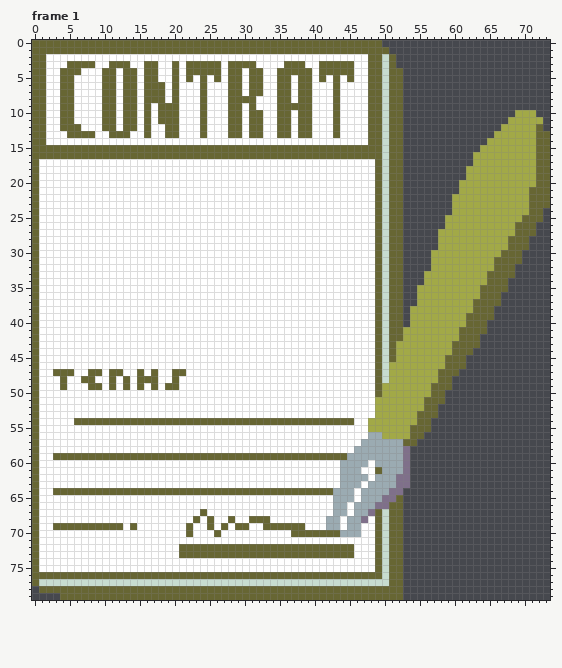
Pixel-art file -- Assets/Sprite/Ase/contract.ase. Above is the file before it was changed.
74x80 pixels, 3 frames. Shown: frame 1. The commit also changed other frames, which this record leaves out.
Now the later version:
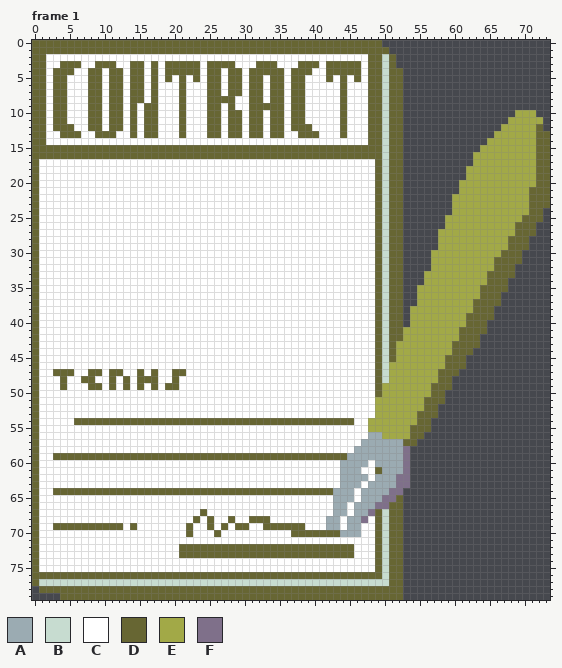
Palette (. is transparent): A #9babb2  B #c7dcd0  C #ffffff  D #676633  E #a2a947  F #7f708a
What changed:
--- frame 1, layer "Layer 1"
@@ x 1..48 @@
  2 DCCCCCCCCCCCCCCCCCCCCCCCCCCCCCCCCCCCCCCCCCCCCCCD
- 3 DCCCDDDDCCDDDCCDDCCDCDDDDDCDDDDCCCCDDDCCDDDDDCCD
- 4 DCCDDDCCCDDCDDCDDCCDCDDDDDCDDCDDCCDDDDDCDDDDDCCD
- 5 DCCDDCCCCDDCDDCDDCCDCDCDCDCDDCDDCCDDCDDCDCDCDCCD
- 6 DCCDDCCCCDDCDDCDDDCDCCCDCCCDDCDDCCDDCDDCCCDCCCCD
- 7 DCCDDCCCCDDCDDCDDDCDCCCDCCCDDCDDCCDDCDDCCCDCCCCD
- 8 DCCDDCCCCDDCDDCDDDCDCCCDCCCDDDDCCCDDCDDCCCDCCCCD
- 9 DCCDDCCCCDDCDDCDCDDDCCCDCCCDDCDCCCDDDDDCCCDCCCCD
-10 DCCDDCCCCDDCDDCDCDDDCCCDCCCDDCDDCCDDCDDCCCDCCCCD
-11 DCCDDCCCCDDCDDCDCDDDCCCDCCCDDCDDCCDDCDDCCCDCCCCD
-12 DCCDDDCCCDDCDDCDCCDDCCCDCCCDDCDDCCDDCDDCCCDCCCCD
-13 DCCCDDDDCCDDDCCDCCDDCCCDCCCDDCDDCCDDCDDCCCDCCCCD
+ 3 DCCDDDCCDDDCCDDCDCDDDDDCDDDDCCCDDDCCCDDDCDDDDDCD
+ 4 DCDDDCCDDCDDCDDCDCDDDDDCDDCDDCDDDDDCDDDCCDDDDDCD
+ 5 DCDDCCCDDCDDCDDCDCDCDCDCDDCDDCDDCDDCDDCCCDCDCDCD
+ 6 DCDDCCCDDCDDCDDCDCCCDCCCDDCDDCDDCDDCDDCCCCCDCCCD
+ 7 DCDDCCCDDCDDCDDCDCCCDCCCDDCDDCDDCDDCDDCCCCCDCCCD
+ 8 DCDDCCCDDCDDCDDCDCCCDCCCDDDDCCDDCDDCDDCCCCCDCCCD
+ 9 DCDDCCCDDCDDCDCDDCCCDCCCDDCDCCDDDDDCDDCCCCCDCCCD
+10 DCDDCCCDDCDDCDCDDCCCDCCCDDCDDCDDCDDCDDCCCCCDCCCD
+11 DCDDCCCDDCDDCDCDDCCCDCCCDDCDDCDDCDDCDDCCCCCDCCCD
+12 DCDDDCCDDCDDCDCDDCCCDCCCDDCDDCDDCDDCDDDCCCCDCCCD
+13 DCCDDDCCDDDCCDCDDCCCDCCCDDCDDCDDCDDCCDDDCCCDCCCD
 14 DCCCCCCCCCCCCCCCCCCCCCCCCCCCCCCCCCCCCCCCCCCCCCCD
